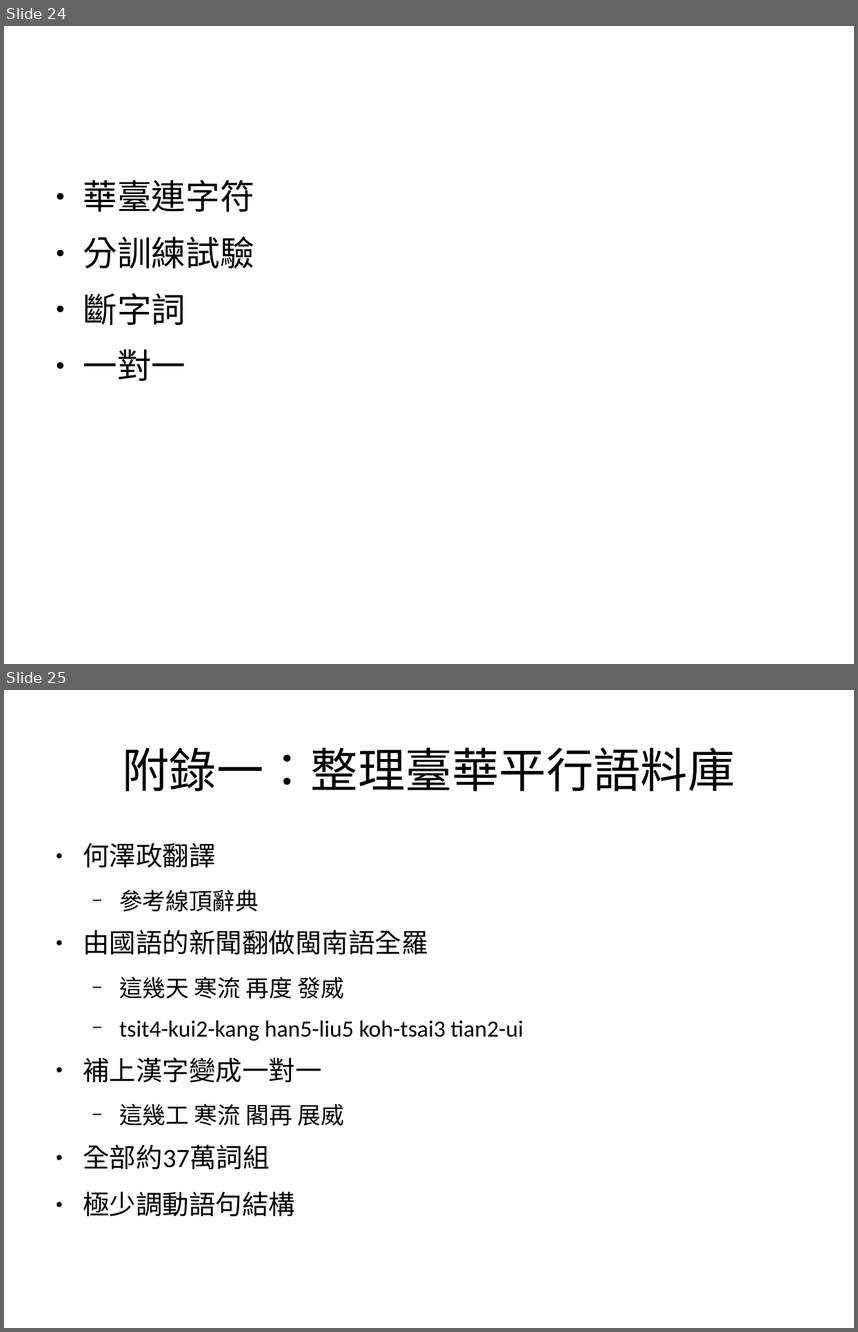
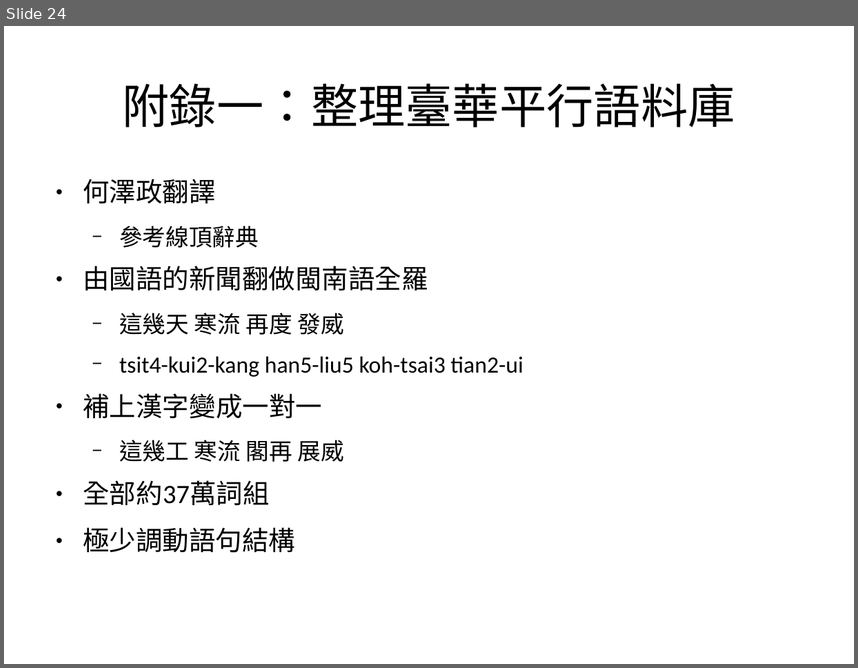
Before and after one commit to sih4sing5hong5/po3-ko3_tau5-iann2-phinn3, a slide deck: 翻譯報告.odp. Shown one above the other, each under a label of ours: slides 24 and 25 before the commit, slide 24 after it. The pictures are 858x1332 and 858x668 pixels, drawn with LibreOffice and Linux fonts; fonts in the diff are those of the drawing. Boxes give left, top, right and bottom in pixels: in the first picture for what was removed or moved away, otherwise in the second. Text is boxed around its words. In the diff, an @@ line names an element or a change of style, - is before the commit and + after.

```diff
--- a/翻譯報告.odp
+++ b/翻譯報告.odp
@@ slide 24 removed at bbox=[4, 26, 854, 664], background #FFFFFF @@
@@ text removed at bbox=[83, 180, 254, 381] @@
-● 華臺連字符
-● 分訓練試驗
-● 斷字詞
-● 一對一
@@ what was slide 25 is now slide 24 @@
```
Also in this commit, not shown: 4 slides changed.
